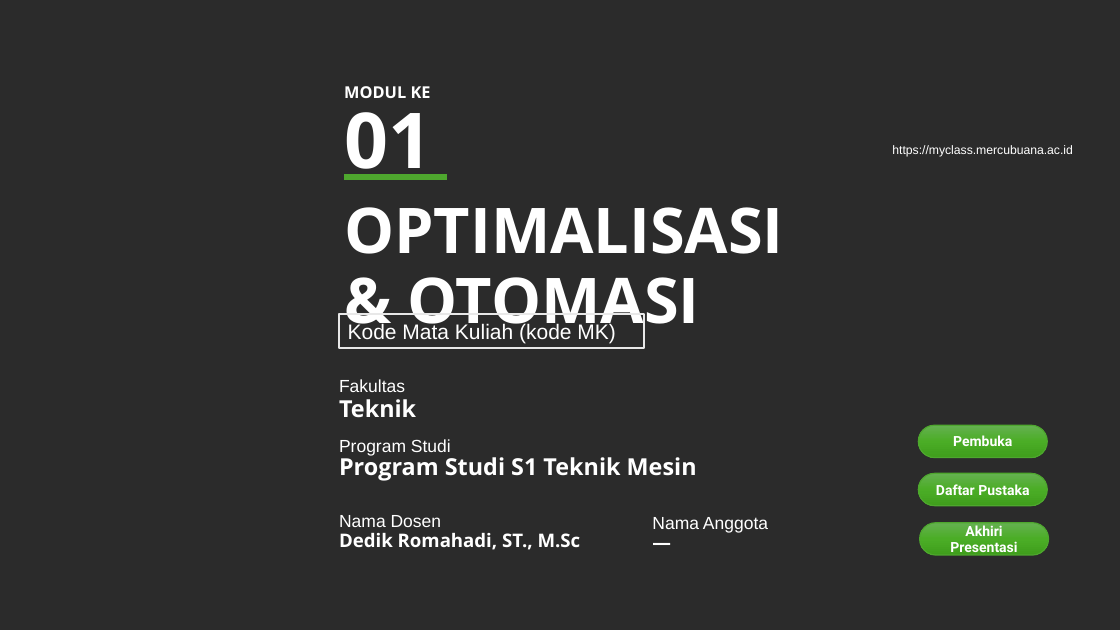
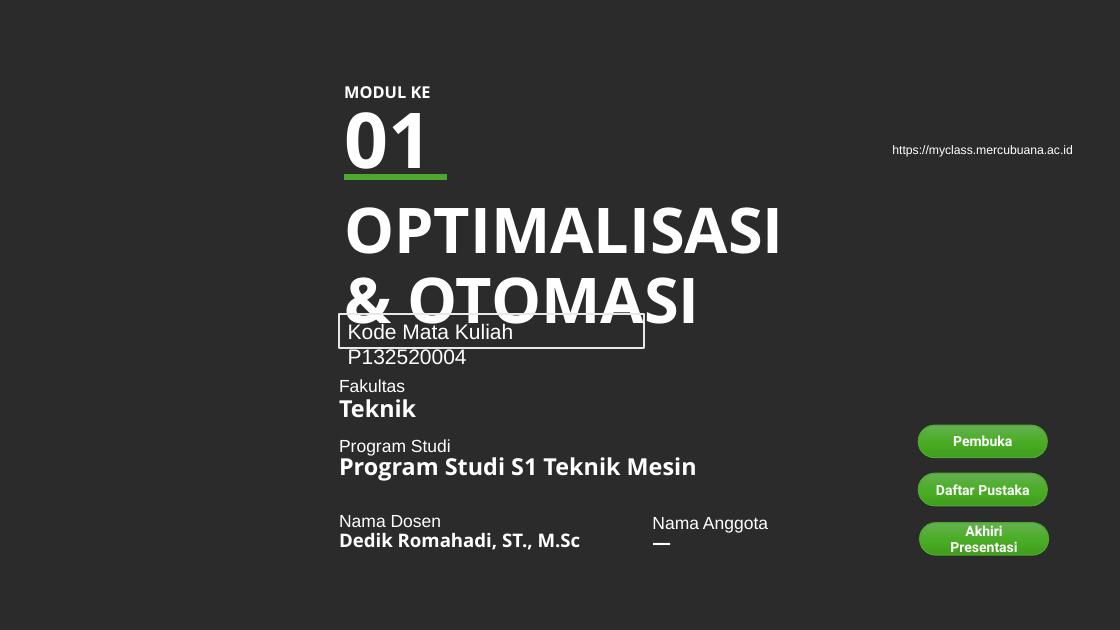
Before and after one commit to dedik-romahadi/Mechanical-Engineering-Courses, a slide deck: slide 1 of Optimalisasi-dan-Automasi/Modul-Word/Modul-1-Pengantar-Time-Series-Data.pptx. Drawn at 1120x630 pixels with LibreOffice and Linux fonts; fonts in the diff are those of the drawing; background and template pictures are left out; a plain dark background stands for a picture behind light text. Boxes give left, top, right and bottom in pixels: in the first picture for what was removed or moved away, otherwise in the second. Text is boxed around its words. In the diff, an @@ line names an element or a change of style, - is before the commit and + after.

```diff
--- a/Optimalisasi-dan-Automasi/Modul-Word/Modul-1-Pengantar-Time-Series-Data.pptx
+++ b/Optimalisasi-dan-Automasi/Modul-Word/Modul-1-Pengantar-Time-Series-Data.pptx
@@ text in rectangle at bbox=[348, 323, 513, 364]: text changed @@
-Kode Mata Kuliah (kode MK)
+Kode Mata Kuliah P132520004
```
Also in this commit, not shown: 9 other slides changed, 2 other files.
